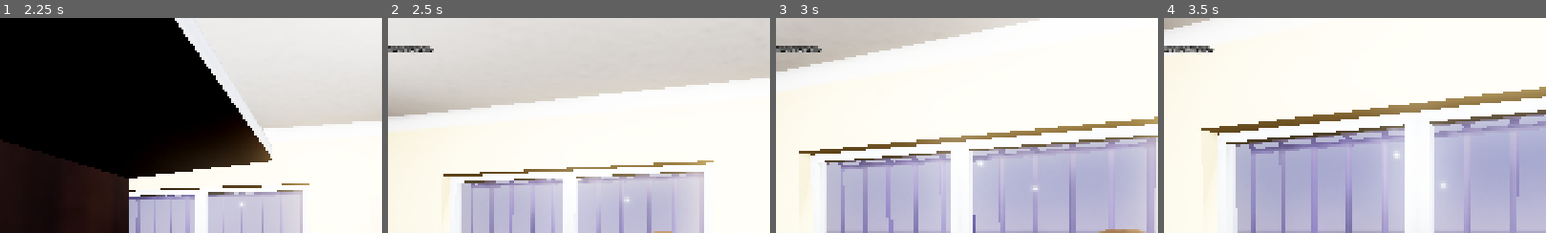
Above: before the commit, frames 1-4 (left to right).
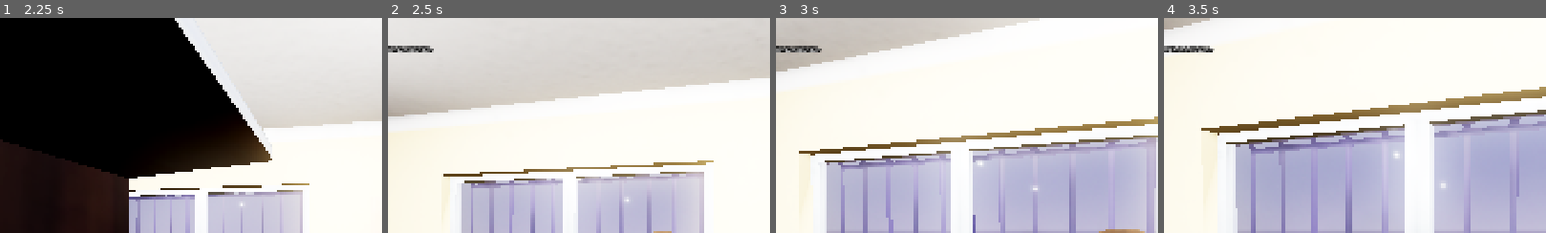
Above: after the commit, the same moments.

Repository: takanazwa5/ProjektMonopolowy
Game: Godot game, scene res://scenes/game/game.tscn
The game is run twice, just before and just after one commit, with the same random seed, the same clock (stepped at 60 frames per second) and the same inputs.
Inputs (mouse positions are % of the whole screen's width and height, from its top left):
- Up to frame 1 (2.25 s): tap Enter at 0.5 s; move the mouse to (55, 50) at 0.52 s; hold Ctrl (crouch) 0.53-1.28 s; hold W (walk_forward) from 0.53 s (still down); click (55, 50) at 0.67 s; move the mouse to (45, 50) at 1.27 s; tap G (drop_item) at 1.35 s; move the mouse to (52, 48) at 2.02 s; hold E (interact) from 2.03 s (still down)
- Up to frame 2 (2.5 s): keep holding W (walk_forward); keep holding E (interact)
- Up to frame 3 (3 s): keep holding W (walk_forward); move the mouse to (49, 52) at 2.77 s; release E (interact) at 2.78 s; tap Ctrl (crouch) at 2.85 s; click (49, 52) at 2.92 s
- Up to frame 4 (3.5 s): keep holding W (walk_forward)
The pictures show only the part of the screen within x 14-64%, y 0-50%; the shares and areas given below are measured in that part.

Frame 1 is identical in both runs. In frame 2, 0.1% of the frame differs, in the area x 2-11%, y 12-16%; in frame 3, 0.1%; in frame 4, 0.2%, in the area x 2-12%, y 12-16%.

Commit message:
Add editor support and validation to StateMachine
Added @tool annotation for editor usage, configuration warnings for missing initial state, and editor hint checks to prevent runtime logic from executing in the editor. This improves usability and error feedback when configuring the StateMachine in the Godot editor.

Diff:
--- a/features/state_machine/state_machine.gd
+++ b/features/state_machine/state_machine.gd
@@ -1,7 +1,13 @@
+@tool
 class_name StateMachine extends Node
 
 
-@export var initial_state : State
+@export var initial_state : State:
+
+	set(value):
+
+		initial_state = value
+		update_configuration_warnings()
 
 
 @onready var state : State = initial_state
@@ -9,6 +15,7 @@
 
 func _ready() -> void:
 
+	if Engine.is_editor_hint(): return
 	assert(initial_state is State, "(%s) initial_state property not set." % get_path())
 
 	for child : Node in get_children():
@@ -22,22 +29,37 @@
 
 func _unhandled_input(event: InputEvent) -> void:
 
+	if Engine.is_editor_hint(): return
 	state.input_event(event)
 
 
 func _process(delta: float) -> void:
 
+	if Engine.is_editor_hint(): return
 	state.update(delta)
 	DebugPanel.add_property(state.name, "State", 100)
 
 
 func _physics_process(delta: float) -> void:
 
+	if Engine.is_editor_hint(): return
 	state.physics_update(delta)
 
 
 func _on_state_transition(new_state: State) -> void:
 
+	if Engine.is_editor_hint(): return
 	state.exit()
 	state = new_state
 	new_state.enter()
+
+
+func _get_configuration_warnings() -> PackedStringArray:
+
+	if not initial_state is State:
+
+		return ["Initial State must be set."]
+
+	else:
+
+		return []
